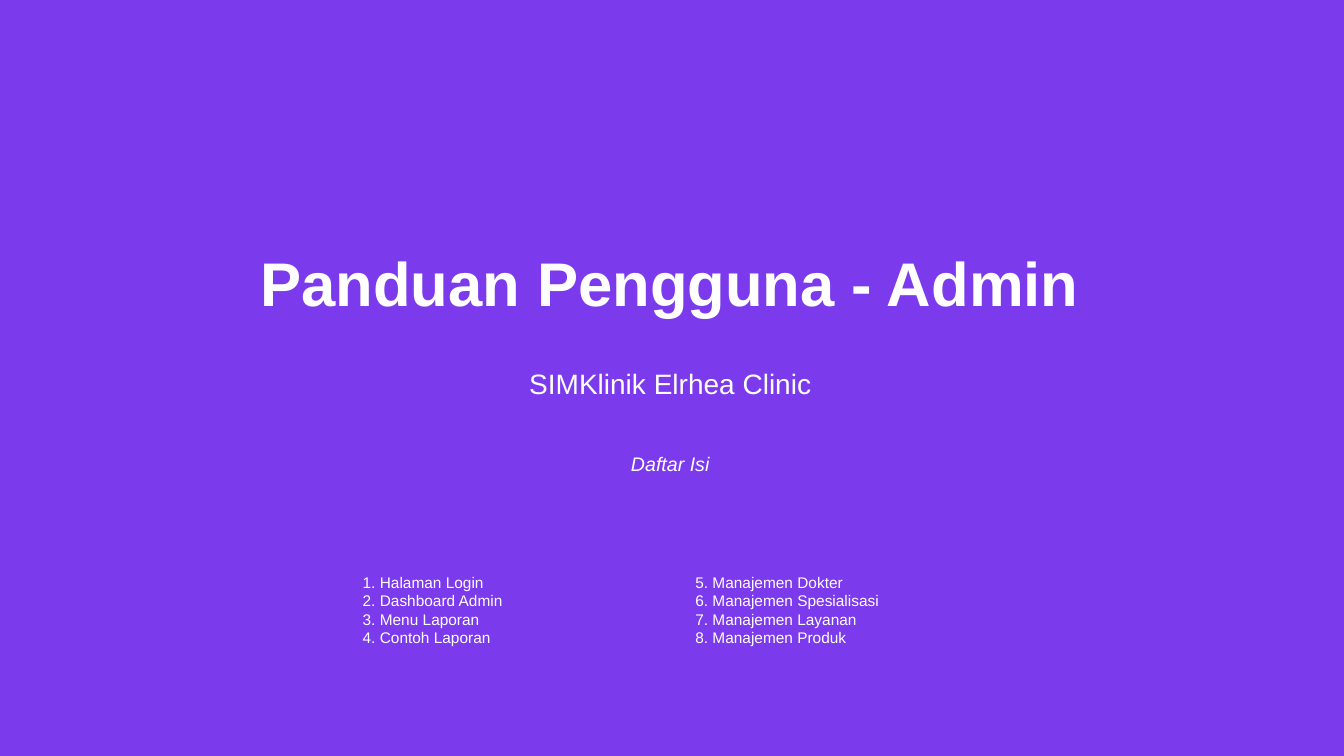
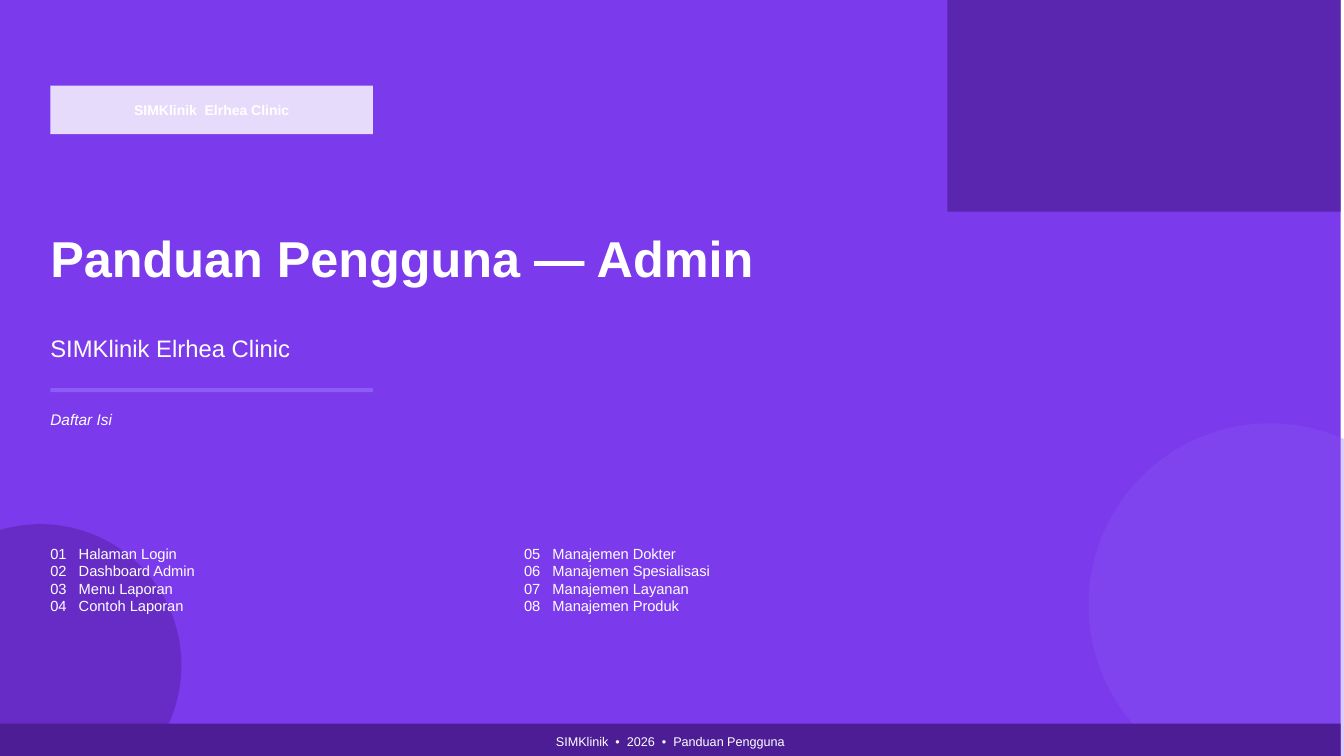
Before and after one commit to NixFester/demo-clinic, a slide deck: slide 1 of dokumen/admin.pptx. Drawn at 1344x756 pixels with LibreOffice and Linux fonts; fonts in the diff are those of the drawing. Boxes give left, top, right and bottom in pixels: in the first picture for what was removed or moved away, otherwise in the second. Text is boxed around its words. In the diff, an @@ line names an element or a change of style, - is before the commit and + after.

```diff
--- a/dokumen/admin.pptx
+++ b/dokumen/admin.pptx
@@ background #7C3AED to #FFFFFF @@
@@ rectangle added at <box>0,0,1341,756</box>, fill #7C3AED @@
@@ rectangle added at <box>948,0,1341,212</box>, fill #4C1D95 at 70% opacity @@
@@ rectangle added at <box>50,86,373,134</box>, fill #FFFFFF at 82% opacity @@
@@ text at <box>50,240,754,287</box>: text changed; size 44 to 36 pt @@
-Panduan Pengguna - Admin
+Panduan Pengguna — Admin
@@ text "SIMKlinik Elrhea Clinic": place and size @@
-text "SIMKlinik Elrhea Clinic" at <box>529,373,812,395</box>
+text "SIMKlinik Elrhea Clinic" at <box>50,339,290,358</box>
@@ text "SIMKlinik Elrhea Clinic" at <box>50,339,290,358</box>: size 20 to 17 pt; alignment centre to left @@
@@ rectangle added at <box>50,388,373,392</box>, fill #8B5CF6 @@
@@ text "Daftar Isi": place and size @@
-text "Daftar Isi" at <box>631,457,710,471</box>
+text "Daftar Isi" at <box>50,414,112,425</box>
@@ text "Daftar Isi" at <box>50,414,112,425</box>: size 14 to 11 pt; alignment centre to left @@
@@ ellipse added at <box>1089,423,1344,756</box>, fill #8B5CF6 at 30% opacity @@
@@ ellipse added at <box>0,524,181,756</box>, fill #4C1D95 at 45% opacity @@
@@ text at <box>50,548,194,614</box>: text changed; size 11 to 10.5 pt @@
-1. Halaman Login
-2. Dashboard Admin
-3. Menu Laporan
-4. Contoh Laporan
+01 Halaman Login
+02 Dashboard Admin
+03 Menu Laporan
+04 Contoh Laporan
@@ text at <box>524,548,710,614</box>: text changed; size 11 to 10.5 pt @@
-5. Manajemen Dokter
-6. Manajemen Spesialisasi
-7. Manajemen Layanan
-8. Manajemen Produk
+05 Manajemen Dokter
+06 Manajemen Spesialisasi
+07 Manajemen Layanan
+08 Manajemen Produk
@@ rectangle added at <box>0,724,1341,756</box>, fill #4C1D95 @@
@@ text added at <box>556,737,784,749</box>, 9 pt, text #FFFFFF @@
+SIMKlinik • 2026 • Panduan Pengguna
```
Also in this commit, not shown: 16 other slides changed, 1 slide added, 1 slide removed, 23 other files.
